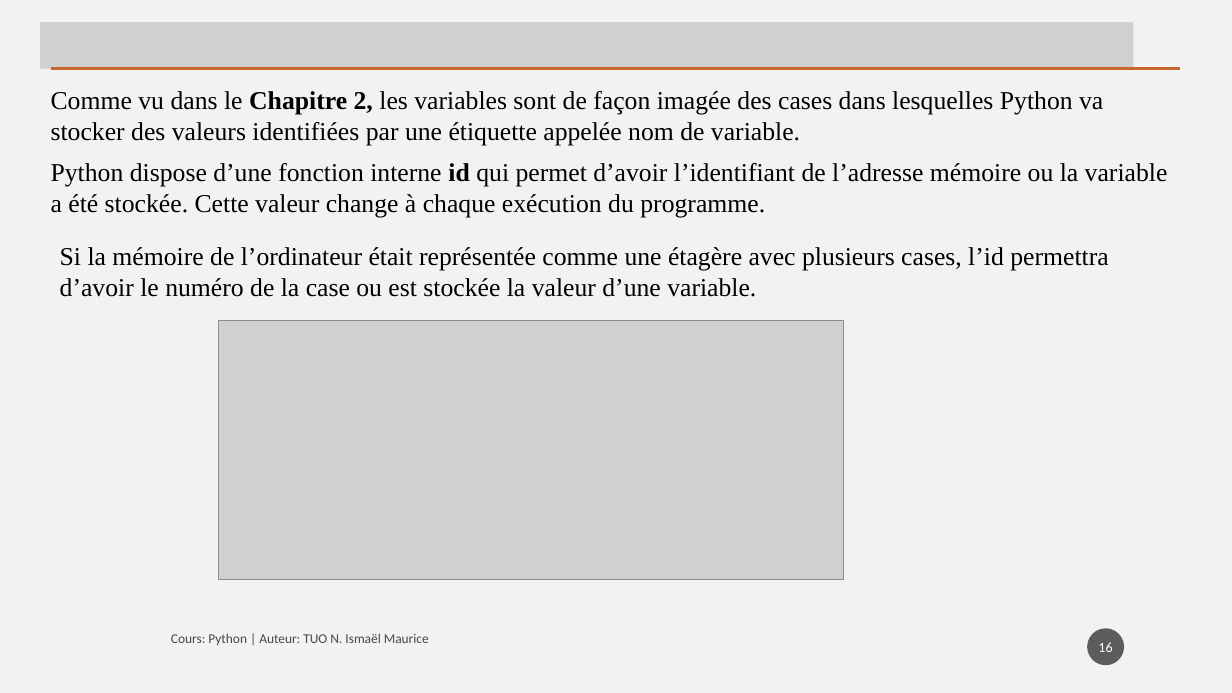
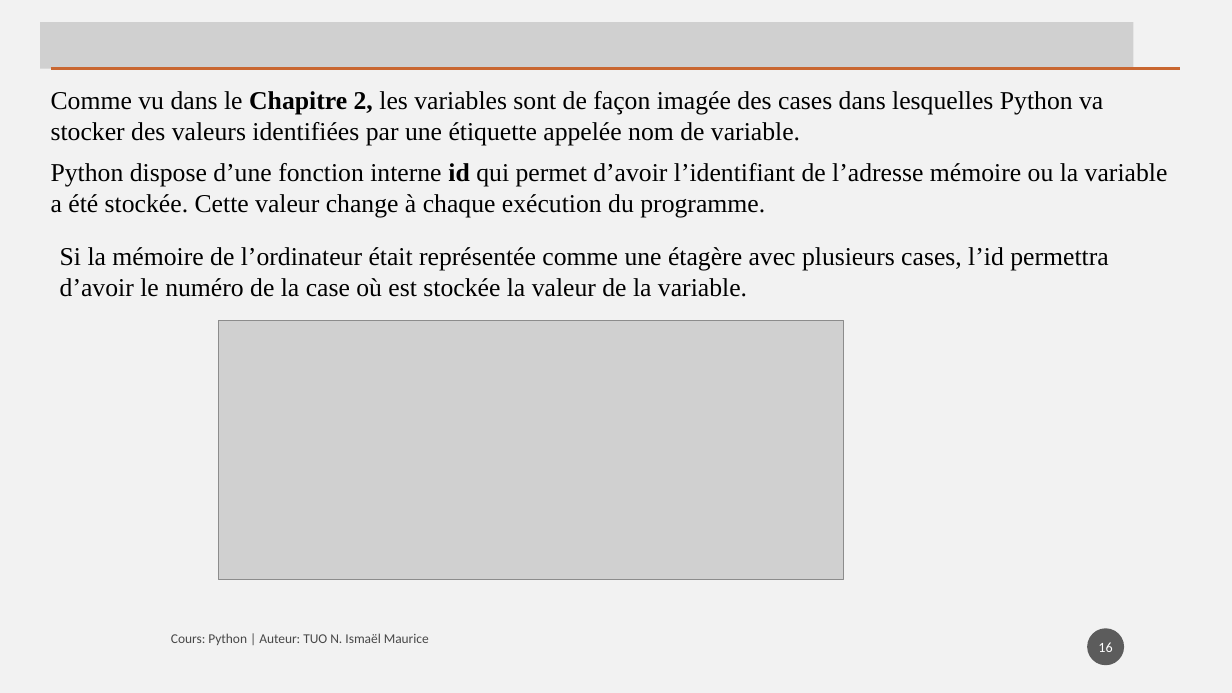
Before and after one commit to tisma95/cours-python, a slide deck: slide 16 of source/Chapitre 8 - Les chaines de caractères.pptx. Drawn at 1232x693 pixels with LibreOffice and Linux fonts; fonts in the diff are those of the drawing; grey boxes stand for pictures. Boxes give left, top, right and bottom in pixels: in the first picture for what was removed or moved away, otherwise in the second. Text is boxed around its words. In the diff, an @@ line names an element or a change of style, - is before the commit and + after.

```diff
--- a/source/Chapitre 8 - Les chaines de caractères.pptx
+++ b/source/Chapitre 8 - Les chaines de caractères.pptx
@@ text at bbox=[60, 247, 1108, 297]: text changed @@
-Si la mémoire de l’ordinateur était représentée comme une étagère avec plusieurs cases, l’id permettra d’avoir le numéro de la case ou est stockée la valeur d’une variable.
+Si la mémoire de l’ordinateur était représentée comme une étagère avec plusieurs cases, l’id permettra d’avoir le numéro de la case où est stockée la valeur de la variable.
```
Also in this commit, not shown: 10 other slides changed, 3 other files.
